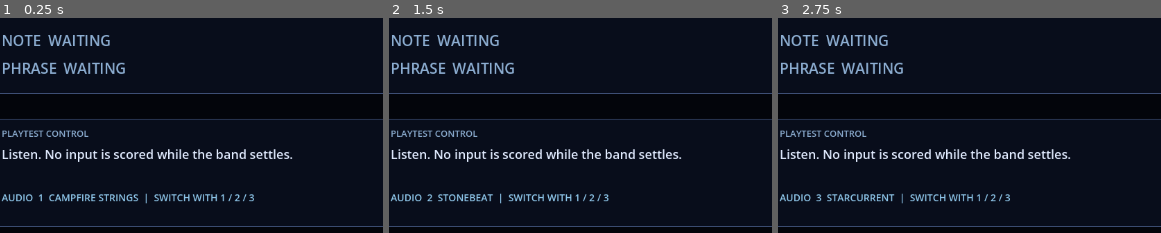
Above: before the commit, frames 1-3 (left to right).
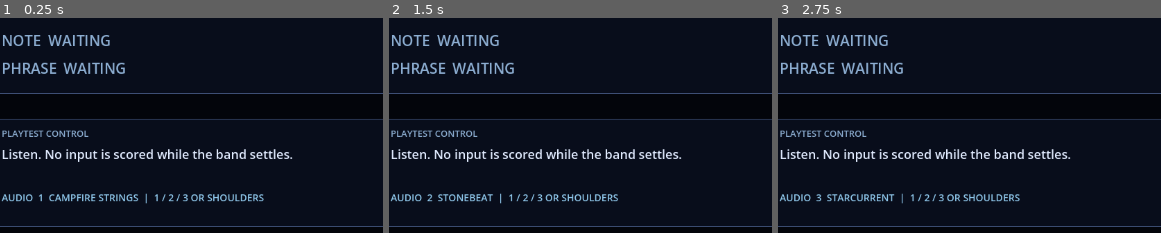
Above: after the commit, the same moments.

Repository: Parz1val1/rhythm-game-prototype
Game: Godot game, scene res://combat_v1/combat_v1_prototype.tscn
Same seed, same stepped clock (60 frames per second), same inputs: the game is played once before the commit and once after it. This scene is started directly instead of the project's main scene. Sound files missing from this copy of the repository are replaced by a short silence.
Inputs (mouse positions are % of the whole screen's width and height, from its top left):
- Up to frame 1 (0.25 s): no input
- Up to frame 2 (1.5 s): tap Enter at 0.5 s; move the mouse to (73, 44) at 0.52 s; hold J (drum_right) 0.53-1.25 s; tap 1 at 0.6 s; click (73, 44) at 0.67 s; tap 2 at 0.8 s; tap Space (limit_break) at 1.25 s; drag from (29, 54) to (45, 70) at 1.27 s
- Up to frame 3 (2.75 s): tap Enter at 2, 2.3 s; move the mouse to (60, 26) at 2.02 s; hold J (drum_right) from 2.03 s (still down); tap 3 at 2.1 s
The pictures show only the part of the screen within x 2-52%, y 50-100%; the shares and areas given below are measured in that part.

The runs differ from the first frame. In frame 1, 0.7% of the frame differs, in the area x 40-69%, y 81-86%; in frame 2, 0.7%; in frame 3, 0.7%.

Commit message:
feat: add controller inputs for V1 playtest

Diff:
--- a/autoloads/rhythm_input.gd
+++ b/autoloads/rhythm_input.gd
@@ -51,6 +51,10 @@
 # Chord detection: direction aliases pressed within chord_window_ms accumulate here.
 # Dict of StringName (alias) → int (wall-clock ms of press). Cleared after chord check.
 var _chord_buffer: Dictionary = {}
+
+# Joypad trigger axes emit multiple motion events during one physical pull. Track
+# threshold crossings by device/action so one pull produces one rhythm input.
+var _held_analog_actions: Dictionary = {}
 
 # --- Active note queue ---
 # Array[ActiveNote] — typed as Array (untyped) due to preload workaround in autoloads.
@@ -95,6 +99,7 @@
 	_scoring_enabled = enabled
 	if not enabled:
 		_chord_buffer.clear()
+		_held_analog_actions.clear()
 
 func is_scoring_enabled() -> bool:
 	return _scoring_enabled
@@ -106,11 +111,13 @@
 func set_active_profile(profile) -> void:
 	_active_profile = profile
 	_chord_buffer.clear()
+	_held_analog_actions.clear()
 
 ## Remove the active profile, restoring default (built-in map) behavior.
 func clear_profile() -> void:
 	_active_profile = null
 	_chord_buffer.clear()
+	_held_analog_actions.clear()
 
 ## Returns true if the given direction alias is producible by the active input map.
 ## When no profile is set, or input_map is empty, all directions are allowed
@@ -127,6 +134,17 @@
 	if not _scoring_enabled:
 		return
 	var direction := _get_direction(event)
+	if event is InputEventJoypadMotion:
+		var analog_action := _get_mapped_action(event)
+		if analog_action == &"":
+			return
+		var gate_key := "%d:%s" % [event.device, analog_action]
+		if direction == &"":
+			_held_analog_actions.erase(gate_key)
+			return
+		if bool(_held_analog_actions.get(gate_key, false)):
+			return
+		_held_analog_actions[gate_key] = true
 	if direction == &"":
 		return   # action not in active map; input silently ignored
 
@@ -221,6 +239,13 @@
 			return map[action]
 	return &""
 
+func _get_mapped_action(event: InputEvent) -> StringName:
+	var map: Dictionary = _get_active_input_map()
+	for action in map:
+		if event.is_action(action):
+			return action
+	return &""
+
 ## Returns the input_map to use: the active profile's map if non-empty,
 ## otherwise the built-in default directional map.
 func _get_active_input_map() -> Dictionary:
--- a/combat_v1/combat_v1_hud.gd
+++ b/combat_v1/combat_v1_hud.gd
@@ -30,7 +30,7 @@
 	var option_labels: Array[String] = []
 	for option in range(1, option_count + 1):
 		option_labels.append(str(option))
-	_audio_track_label.text = "AUDIO  %d  %s  |  SWITCH WITH %s" % [
+	_audio_track_label.text = "AUDIO  %d  %s  |  %s OR SHOULDERS" % [
 		index + 1,
 		track_name.to_upper(),
 		" / ".join(option_labels),
@@ -177,9 +177,9 @@
 		CombatV1.Cadence.ENEMY_PHRASE:
 			return "Listen to the phrase and watch each visual cue."
 		CombatV1.Cadence.RESPONSE:
-			return "Play the shown directions, then press Enter or Space to submit the phrase."
+			return "Use arrows, D-pad, or matching face buttons. Press Enter, Space, or Start to submit."
 		CombatV1.Cadence.TACTICAL_VAMP:
-			return "Listen without pressure. Press Enter or Space when you are ready for the next round."
+			return "Listen without pressure. Press Enter, Space, or Start when you are ready."
 		CombatV1.Cadence.RESOLUTION:
 			return "Conversation complete. Reload the harness to play again."
 		_:
--- a/combat_v1/combat_v1_hud.tscn
+++ b/combat_v1/combat_v1_hud.tscn
@@ -355,4 +355,4 @@
 offset_bottom = 130.0
 theme_override_colors/font_color = Color(0.56, 0.78, 0.92, 1)
 theme_override_font_sizes/font_size = 14
-text = "AUDIO  1  CAMPFIRE STRINGS  |  SWITCH WITH 1 / 2 / 3"
+text = "AUDIO  1  CAMPFIRE STRINGS  |  1 / 2 / 3 OR SHOULDERS"
--- a/combat_v1/combat_v1_prototype.gd
+++ b/combat_v1/combat_v1_prototype.gd
@@ -80,27 +80,51 @@
 	_hud.setup(_combat_v1)
 
 func _unhandled_input(event: InputEvent) -> void:
-	if not event is InputEventKey:
+	if event is InputEventKey:
+		var key_event := event as InputEventKey
+		if not key_event.pressed or key_event.echo:
+			return
+		match key_event.keycode:
+			KEY_1:
+				select_playtest_track(0)
+				get_viewport().set_input_as_handled()
+				return
+			KEY_2:
+				select_playtest_track(1)
+				get_viewport().set_input_as_handled()
+				return
+			KEY_3:
+				select_playtest_track(2)
+				get_viewport().set_input_as_handled()
+				return
+	elif event is InputEventJoypadButton and not (event as InputEventJoypadButton).pressed:
 		return
-	var key_event := event as InputEventKey
-	if not key_event.pressed or key_event.echo:
+
+	if event.is_action_pressed(&"playtest_audio_previous"):
+		select_playtest_track(wrapi(
+			_selected_playtest_track_index - 1,
+			0,
+			PLAYTEST_TRACKS.size()
+		))
+		get_viewport().set_input_as_handled()
 		return
-	match key_event.keycode:
-		KEY_1:
-			select_playtest_track(0)
-			get_viewport().set_input_as_handled()
-			return
-		KEY_2:
-			select_playtest_track(1)
-			get_viewport().set_input_as_handled()
-			return
-		KEY_3:
-			select_playtest_track(2)
-			get_viewport().set_input_as_handled()
-			return
+	if event.is_action_pressed(&"playtest_audio_next"):
+		select_playtest_track(wrapi(
+			_selected_playtest_track_index + 1,
+			0,
+			PLAYTEST_TRACKS.size()
+		))
+		get_viewport().set_input_as_handled()
+		return
 	if _combat_v1 == null:
 		return
-	if key_event.keycode != KEY_ENTER and key_event.keycode != KEY_SPACE:
+	var should_advance := event.is_action_pressed(&"playtest_advance")
+	if event is InputEventKey:
+		var key_event := event as InputEventKey
+		should_advance = should_advance \
+			or key_event.keycode == KEY_ENTER \
+			or key_event.keycode == KEY_SPACE
+	if not should_advance:
 		return
 
 	match _combat_v1.get_cadence():
--- a/project.godot
+++ b/project.godot
@@ -31,21 +31,29 @@
 rhythm_up={
 "deadzone": 0.5,
 "events": [Object(InputEventKey,"resource_local_to_scene":false,"resource_name":"","device":-1,"window_id":0,"alt_press …(195 unchanged characters)…
+, Object(InputEventJoypadButton,"resource_local_to_scene":false,"resource_name":"","device":-1,"window_id":0,"button_index":11,"pressure":0.0,"pressed":false,"script":null)
+, Object(InputEventJoypadButton,"resource_local_to_scene":false,"resource_name":"","device":-1,"window_id":0,"button_index":3,"pressure":0.0,"pressed":false,"script":null)
 ]
 }
 rhythm_down={
 "deadzone": 0.5,
 "events": [Object(InputEventKey,"resource_local_to_scene":false,"resource_name":"","device":-1,"window_id":0,"alt_press …(195 unchanged characters)…
+, Object(InputEventJoypadButton,"resource_local_to_scene":false,"resource_name":"","device":-1,"window_id":0,"button_index":12,"pressure":0.0,"pressed":false,"script":null)
+, Object(InputEventJoypadButton,"resource_local_to_scene":false,"resource_name":"","device":-1,"window_id":0,"button_index":0,"pressure":0.0,"pressed":false,"script":null)
 ]
 }
 rhythm_left={
 "deadzone": 0.5,
 "events": [Object(InputEventKey,"resource_local_to_scene":false,"resource_name":"","device":-1,"window_id":0,"alt_press …(195 unchanged characters)…
+, Object(InputEventJoypadButton,"resource_local_to_scene":false,"resource_name":"","device":-1,"window_id":0,"button_index":13,"pressure":0.0,"pressed":false,"script":null)
+, Object(InputEventJoypadButton,"resource_local_to_scene":false,"resource_name":"","device":-1,"window_id":0,"button_index":2,"pressure":0.0,"pressed":false,"script":null)
 ]
 }
 rhythm_right={
 "deadzone": 0.5,
 "events": [Object(InputEventKey,"resource_local_to_scene":false,"resource_name":"","device":-1,"window_id":0,"alt_press …(195 unchanged characters)…
+, Object(InputEventJoypadButton,"resource_local_to_scene":false,"resource_name":"","device":-1,"window_id":0,"button_index":14,"pressure":0.0,"pressed":false,"script":null)
+, Object(InputEventJoypadButton,"resource_local_to_scene":false,"resource_name":"","device":-1,"window_id":0,"button_index":1,"pressure":0.0,"pressed":false,"script":null)
 ]
 }
 limit_break={
@@ -56,11 +64,28 @@
 drum_left={
 "deadzone": 0.5,
 "events": [Object(InputEventKey,"resource_local_to_scene":false,"resource_name":"","device":-1,"window_id":0,"alt_press …(193 unchanged characters)…
+, Object(InputEventJoypadMotion,"resource_local_to_scene":false,"resource_name":"","device":-1,"window_id":0,"axis":4,"axis_value":1.0,"script":null)
 ]
 }
 drum_right={
 "deadzone": 0.5,
 "events": [Object(InputEventKey,"resource_local_to_scene":false,"resource_name":"","device":-1,"window_id":0,"alt_press …(193 unchanged characters)…
+, Object(InputEventJoypadMotion,"resource_local_to_scene":false,"resource_name":"","device":-1,"window_id":0,"axis":5,"axis_value":1.0,"script":null)
+]
+}
+playtest_advance={
+"deadzone": 0.5,
+"events": [Object(InputEventJoypadButton,"resource_local_to_scene":false,"resource_name":"","device":-1,"window_id":0,"button_index":6,"pressure":0.0,"pressed":false,"script":null)
+]
+}
+playtest_audio_previous={
+"deadzone": 0.5,
+"events": [Object(InputEventJoypadButton,"resource_local_to_scene":false,"resource_name":"","device":-1,"window_id":0,"button_index":9,"pressure":0.0,"pressed":false,"script":null)
+]
+}
+playtest_audio_next={
+"deadzone": 0.5,
+"events": [Object(InputEventJoypadButton,"resource_local_to_scene":false,"resource_name":"","device":-1,"window_id":0,"button_index":10,"pressure":0.0,"pressed":false,"script":null)
 ]
 }
 
--- a/test/test_combat_v1_hud.gd
+++ b/test/test_combat_v1_hud.gd
@@ -69,7 +69,7 @@
 		_check(
 			"Response guidance explains submission",
 			instruction_label.text,
-			"Play the shown directions, then press Enter or Space to submit the phrase."
+			"Use arrows, D-pad, or matching face buttons. Press Enter, Space, or Start to submit."
 		)
 	_check(
 		"Response uses a distinct visual treatment from listening",
@@ -237,7 +237,7 @@
 			_check(
 				"Tactical Vamp guidance preserves no-pressure listening",
 				instruction_label.text,
-				"Listen without pressure. Press Enter or Space when you are ready for the next round."
+				"Listen without pressure. Press Enter, Space, or Start when you are ready."
 			)
 		hud.teardown()
 		summary_module.teardown()
--- a/test/test_combat_v1_playtest_audio.gd
+++ b/test/test_combat_v1_playtest_audio.gd
@@ -51,7 +51,7 @@
 	_check(
 		"playtester can see the selected track and comparison controls",
 		prototype.get_node("CombatV1HUD/InstructionPanel/AudioTrackLabel").text,
-		"AUDIO  3  STARCURRENT  |  SWITCH WITH 1 / 2 / 3"
+		"AUDIO  3  STARCURRENT  |  1 / 2 / 3 OR SHOULDERS"
 	)
 
 	prototype.teardown()
--- /dev/null
+++ b/test/test_controller_input.gd
@@ -0,0 +1,142 @@
+# test/test_controller_input.gd
+# Verifies player-facing controller mappings through Godot's public InputMap.
+# Run: godot --headless --path . -s res://test/test_controller_input.gd
+extends SceneTree
+
+var _has_failures: bool = false
+var _observed_drum_inputs: Array[StringName] = []
+
+func _init() -> void:
+	await process_frame
+	await _run()
+	await create_timer(0.25).timeout
+	quit(1 if _has_failures else 0)
+
+func _run() -> void:
+	print("=== Controller input tests ===")
+	var luthier_controls: Array[Array] = [
+		[&"rhythm_up", JOY_BUTTON_DPAD_UP, JOY_BUTTON_Y],
+		[&"rhythm_down", JOY_BUTTON_DPAD_DOWN, JOY_BUTTON_A],
+		[&"rhythm_left", JOY_BUTTON_DPAD_LEFT, JOY_BUTTON_X],
+		[&"rhythm_right", JOY_BUTTON_DPAD_RIGHT, JOY_BUTTON_B],
+	]
+	for control in luthier_controls:
+		var action: StringName = control[0]
+		_check(
+			"%s accepts its D-pad direction" % action,
+			_joy_button(control[1]).is_action_pressed(action),
+			true
+		)
+		_check(
+			"%s accepts its positionally matching face button" % action,
+			_joy_button(control[2]).is_action_pressed(action),
+			true
+		)
+	_check(
+		"Beatrice's left drum accepts the left trigger",
+		_joy_axis(JOY_AXIS_TRIGGER_LEFT, 1.0).is_action_pressed(&"drum_left"),
+		true
+	)
+	_check(
+		"Beatrice's right drum accepts the right trigger",
+		_joy_axis(JOY_AXIS_TRIGGER_RIGHT, 1.0).is_action_pressed(&"drum_right"),
+		true
+	)
+	_check(
+		"Start is reserved for advancing the V1 playtest cadence",
+		_joy_button(JOY_BUTTON_START).is_action_pressed(&"playtest_advance"),
+		true
+	)
+	_check(
+		"left shoulder selects the previous playtest backing track",
+		_joy_button(JOY_BUTTON_LEFT_SHOULDER).is_action_pressed(&"playtest_audio_previous"),
+		true
+	)
+	_check(
+		"right shoulder selects the next playtest backing track",
+		_joy_button(JOY_BUTTON_RIGHT_SHOULDER).is_action_pressed(&"playtest_audio_next"),
+		true
+	)
+
+	var rhythm_input: Node = root.get_node("RhythmInput")
+	rhythm_input.set_active_profile(load("res://characters/beatrice_profile.tres"))
+	rhythm_input.set_scoring_enabled(true)
+	rhythm_input.clear_notes()
+	rhythm_input.input_scored.connect(_on_drum_input_scored)
+	rhythm_input._unhandled_input(_joy_axis(JOY_AXIS_TRIGGER_LEFT, 0.6))
+	rhythm_input._unhandled_input(_joy_axis(JOY_AXIS_TRIGGER_LEFT, 0.8))
+	rhythm_input._unhandled_input(_joy_axis(JOY_AXIS_TRIGGER_LEFT, 1.0))
+	_check(
+		"one progressive trigger pull produces one drum hit",
+		_observed_drum_inputs,
+		[&"drum_left"]
+	)
+	rhythm_input._unhandled_input(_joy_axis(JOY_AXIS_TRIGGER_LEFT, 0.0))
+	rhythm_input._unhandled_input(_joy_axis(JOY_AXIS_TRIGGER_LEFT, 1.0))
+	_check(
+		"releasing the trigger rearms the drum input",
+		_observed_drum_inputs,
+		[&"drum_left", &"drum_left"]
+	)
+	rhythm_input.input_scored.disconnect(_on_drum_input_scored)
+	rhythm_input.clear_profile()
+
+	var prototype = load("res://combat_v1/combat_v1_prototype.tscn").instantiate()
+	prototype.settle_bars = 1
+	root.add_child(prototype)
+	var next_track := _joy_button(JOY_BUTTON_RIGHT_SHOULDER)
+	Input.parse_input_event(next_track)
+	await process_frame
+	_check(
+		"right shoulder cycles the backing track during play",
+		prototype.get_selected_playtest_track_name(),
+		"Stonebeat"
+	)
+
+	var module = prototype.get("_combat_v1")
+	for beat_number in range(1, 9):
+		root.get_node("BeatClock").beat.emit(beat_number)
+	var CombatV1Script = load("res://combat_v1/combat_v1.gd")
+	_check(
+		"controller test reaches Response",
+		module.get_cadence(),
+		CombatV1Script.Cadence.RESPONSE
+	)
+	var advance := _joy_button(JOY_BUTTON_START)
+	Input.parse_input_event(advance)
+	await process_frame
+	_check(
+		"Start submits the Response without using a musical input",
+		module.get_cadence(),
+		CombatV1Script.Cadence.TACTICAL_VAMP
+	)
+	prototype.teardown()
+	prototype.free()
+	print("=== done ===")
+
+func _joy_button(button_index: int) -> InputEventJoypadButton:
+	var event := InputEventJoypadButton.new()
+	event.button_index = button_index
+	event.pressed = true
+	return event
+
+func _joy_axis(axis: int, value: float) -> InputEventJoypadMotion:
+	var event := InputEventJoypadMotion.new()
+	event.axis = axis
+	event.axis_value = value
+	return event
+
+func _on_drum_input_scored(
+	direction: StringName,
+	_score: StringName,
+	_offset_ms: float,
+	_note_consumed: bool
+) -> void:
+	_observed_drum_inputs.append(direction)
+
+func _check(label: String, got, expected) -> void:
+	if got == expected:
+		print("  PASS  %s" % label)
+	else:
+		_has_failures = true
+		printerr("  FAIL  %s  ->  expected=%s  got=%s" % [label, expected, got])
Not shown, changed: README.md
Not shown, changed: audio/playtest_v1/README.md
Not shown, changed: docs/ARCHITECTURE.md
Not shown, changed: docs/DEVELOPMENT.md
Not shown, changed: docs/PRODUCT.md
Not shown, changed: docs/combat/reconciliation-v1.md
